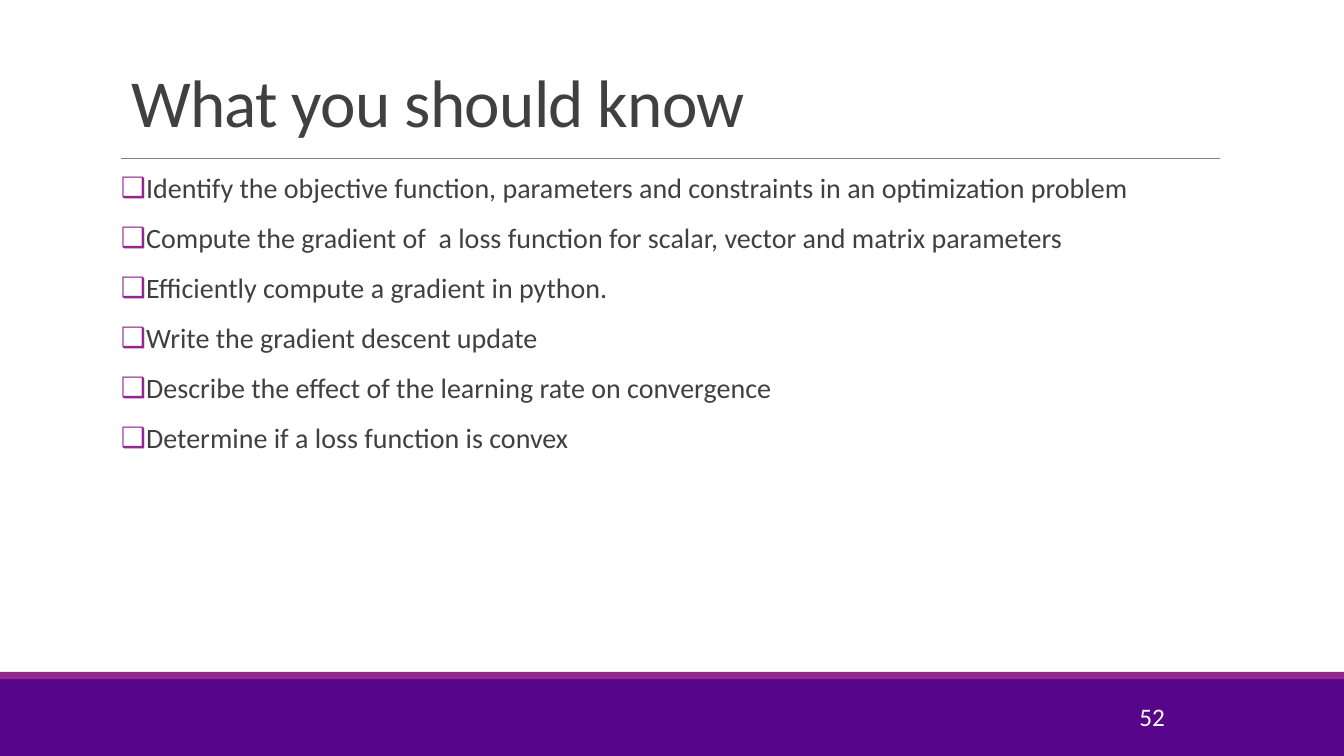
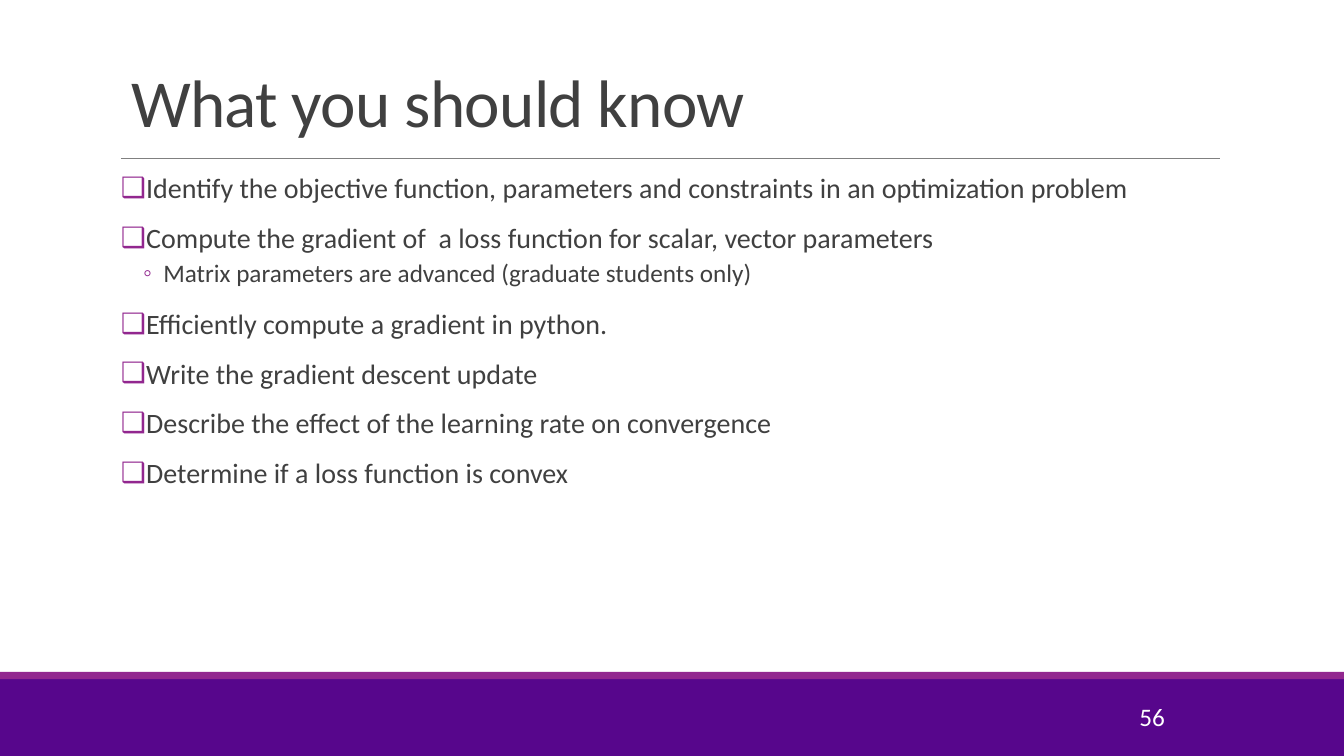
Before and after one commit to joshzzl/introml, a slide deck: slide 56 of lectures/Lect07_Optim.pptx (slide 52 before the commit). Drawn at 1344x756 pixels with LibreOffice and Linux fonts; fonts in the diff are those of the drawing; background and template pictures are left out. Boxes give left, top, right and bottom in pixels: in the first picture for what was removed or moved away, otherwise in the second. Text is boxed around its words. In the diff, an @@ line names an element or a change of style, - is before the commit and + after.

```diff
--- a/lectures/Lect07_Optim.pptx
+++ b/lectures/Lect07_Optim.pptx
@@ text at [146, 228, 933, 287]: text changed @@
-❑ Compute the gradient of a loss function for scalar, vector and matrix parameters
+❑ Compute the gradient of a loss function for scalar, vector parameters
+  ◦ Matrix parameters are advanced (graduate students only)
@@ page number at [1139, 709, 1165, 727]: text changed @@
-52
+56
```
Also in this commit, not shown: 5 other slides changed, 5 slides added, 1 slide removed, 8 other files.
